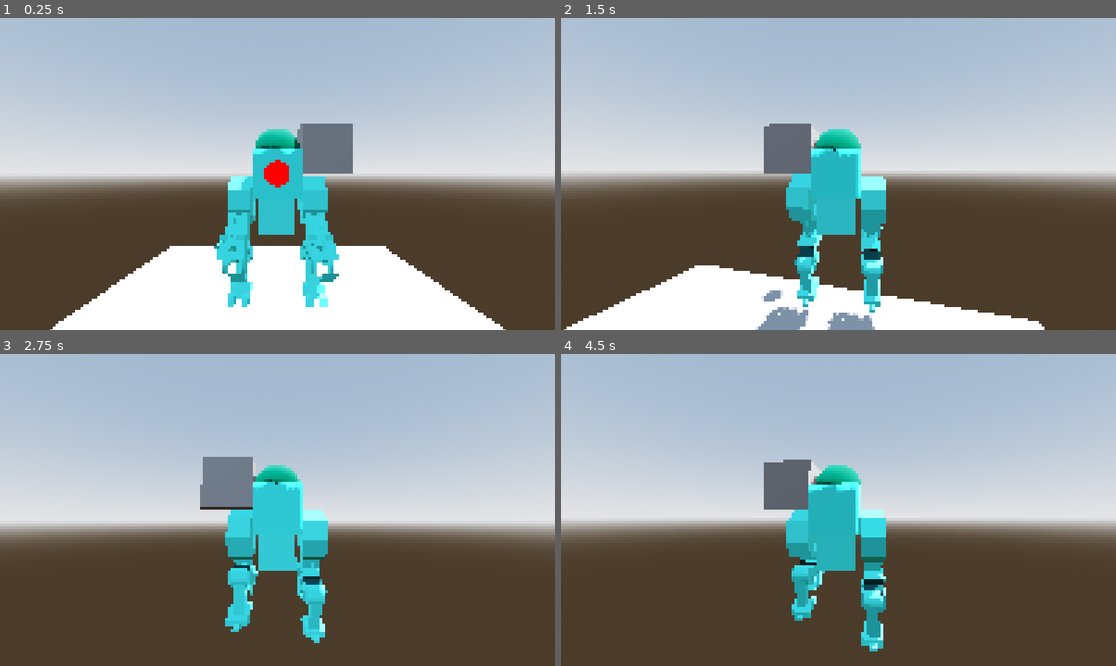
Above: before the commit, frames 1-4 (two rows, left to right).
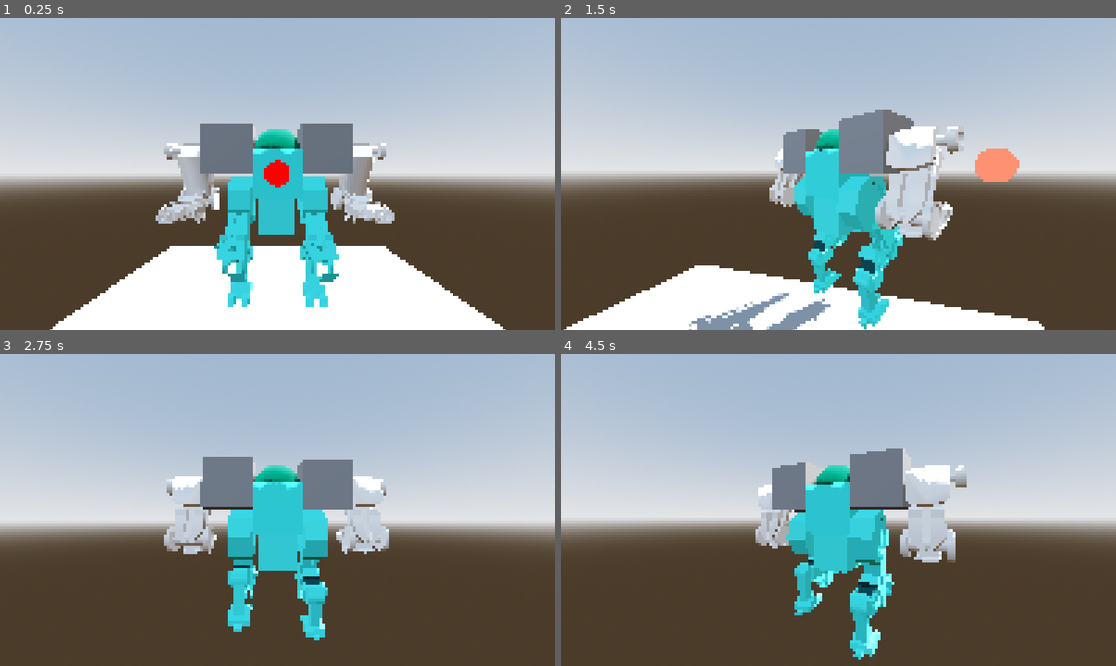
Above: after the commit, the same moments.

Repository: jalvarez2016/Bot-Heart-Prototype
Game: Godot game, scene res://PlayableScenes/PlayerPlayGround.tscn
Two runs of this game, one before a commit and one after it. Both use one fixed random seed, a clock stepped at 60 frames per second and the inputs below.
Inputs (mouse positions are in pixels of both pictures, inside the frame that each line leads up to):
- Up to frame 1 (0.25 s): no input
- Up to frame 2 (1.5 s): move the mouse to (866, 174) at 0.52 s; hold W (forward) from 0.53 s (still down); click (866, 174) at 0.6 s; tap Space (jump) at 0.77 s; move the mouse to (810, 174) at 1.27 s; click (810, 174) at 1.35 s
- Up to frame 3 (2.75 s): keep holding W (forward); tap Space (jump) at 1.52 s; move the mouse to (288, 503) at 2.02 s; hold Shift (sprint) from 2.03 s (still down); click (288, 503) at 2.3 s
- Up to frame 4 (4.5 s): keep holding W (forward); move the mouse to (832, 516) at 2.77 s; release Shift (sprint) at 2.78 s; click (832, 516) at 2.85 s; tap Space (jump) at 3.02, 3.77 s; move the mouse to (877, 513) at 3.52 s; click (877, 513) at 3.6 s; move the mouse to (794, 506) at 4.27 s; tap Shift (sprint) at 4.35 s

The runs differ from the first frame. In frame 1, 4.8% of the frame differs, in the area x 28-72%, y 33-93%; in frame 2, 14%, in the area x 23-83%, y 29-100%; in frame 3, 4.6%; in frame 4, 8.9%.

Commit message:
add second arm logic

Diff:
--- a/PlayableScenes/PlayerPlayGround.tscn
+++ b/PlayableScenes/PlayerPlayGround.tscn
@@ -31,6 +31,7 @@
 
 [node name="Player" parent="." instance=ExtResource("1_qcrmj")]
 transform = Transform3D(1, 0, 0, 0, 1, 0, 0, 0, 1, 0, 9, 0)
+RightArm = true
 LeftArm = true
 RightLeg = true
 LeftLeg = true
--- a/Player/BaseParts/Attachments/BaseArm.tscn
+++ b/Player/BaseParts/Attachments/BaseArm.tscn
@@ -1,27 +1,94 @@
-[gd_scene load_steps=4 format=3 uid="uid://coap37bco1m7u"]
+[gd_scene load_steps=8 format=3 uid="uid://coap37bco1m7u"]
 
 [ext_resource type="Script" uid="uid://ct0qlu08mv1m7" path="res://Player/BaseParts/Attachments/base_arm.gd" id="1_7x5qj"]
 [ext_resource type="Script" uid="uid://bh6q10sbuc08b" path="res://Player/BaseParts/Attachments/gun.gd" id="2_ljtwe"]
+[ext_resource type="Script" uid="uid://dt28jfi18bvxe" path="res://Player/BaseParts/Models/arm_mesh_controller.gd" id="3_75bwf"]
+[ext_resource type="PackedScene" uid="uid://3n3n14br1jpi" path="res://Player/BaseParts/Models/LeftArmBones.glb" id="3_djyqp"]
+[ext_resource type="PackedScene" uid="uid://t4nrgxeayk7g" path="res://Player/BaseParts/Models/RightArm.glb" id="4_wja0c"]
 
 [sub_resource type="BoxMesh" id="BoxMesh_7x5qj"]
 size = Vector3(2, 2, 2)
 
-[node name="BaseArm" type="Node3D" node_paths=PackedStringArray("gunController")]
+[sub_resource type="BoxMesh" id="BoxMesh_djyqp"]
+size = Vector3(1, 6, 1)
+
+[node name="BaseArm" type="Node3D" node_paths=PackedStringArray("leftArmAnimator", "rightArmAnimator", "gunControllers", "leftArmMesh", "rightArmMesh")]
 script = ExtResource("1_7x5qj")
+health = 20
+leftArmAnimator = NodePath("LeftArm/AnimationPlayer")
+rightArmAnimator = NodePath("RightArm/AnimationPlayer")
+gunControllers = [NodePath("RightArm/Armature_002/Skeleton3D/Cube_009/ShotOrigin"), NodePath("LeftArm/Armature_001/Skeleton3D/Cube_006/ShotOrigin")]
 isGun = true
-gunController = NodePath("ShotOrigin")
+leftArmMesh = NodePath("LeftArm")
+rightArmMesh = NodePath("RightArm")
 
 [node name="Shoulder" type="MeshInstance3D" parent="."]
 mesh = SubResource("BoxMesh_7x5qj")
 
-[node name="ShotOrigin" type="Node3D" parent="." node_paths=PackedStringArray("ArmController", "cooldown")]
-transform = Transform3D(1, 0, 0, 0, 1, 0, 0, 0, 1, 0, 0, 7)
+[node name="RightArm" parent="." node_paths=PackedStringArray("weapon_controller") instance=ExtResource("4_wja0c")]
+transform = Transform3D(-1.5, 0, 2.26494e-07, 0, 1.5, 0, -2.26494e-07, 0, -1.5, 1.43781, -6, 0)
+visible = false
+script = ExtResource("3_75bwf")
+weapon_controller = NodePath("Armature_002/Skeleton3D/Cube_009/ShotOrigin")
+
+[node name="Cube_009" parent="RightArm/Armature_002/Skeleton3D" index="0"]
+transform = Transform3D(9.72665e-08, 0.147822, -0.0915719, -0.251046, 4.2759e-08, -6.54231e-08, -5.64162e-08, 0.0689304, 0.196377, -0.693142, 2.05954, -2.42947)
+
+[node name="ShotOrigin" type="Node3D" parent="RightArm/Armature_002/Skeleton3D/Cube_009" index="1" node_paths=PackedStringArray("ArmController", "animator", "cooldown", "bulletSpawnPoint")]
+transform = Transform3D(-2.65556, 3.59681e-07, 9.38458e-07, 5.32511e-07, 4.08738, 0.00953513, -1.28779e-06, 0.00717752, -3.07676, -0.0864043, 0.382917, -3.46638)
 script = ExtResource("2_ljtwe")
-ArmController = NodePath("..")
+ArmController = NodePath("../../../../..")
+animator = NodePath("../../../../AnimationPlayer")
 cooldown = NodePath("Timer")
+bulletSpawnPoint = NodePath("Marker3D")
 
-[node name="Timer" type="Timer" parent="ShotOrigin"]
-wait_time = 0.1
+[node name="Timer" type="Timer" parent="RightArm/Armature_002/Skeleton3D/Cube_009/ShotOrigin"]
+wait_time = 0.5
 one_shot = true
 
-[connection signal="timeout" from="ShotOrigin/Timer" to="ShotOrigin" method="_on_timer_timeout"]
+[node name="Marker3D" type="Marker3D" parent="RightArm/Armature_002/Skeleton3D/Cube_009/ShotOrigin"]
+
+[node name="Cube_008" parent="RightArm/Armature_002/Skeleton3D" index="1"]
+transform = Transform3D(1.02195e-07, -0.138804, -0.237435, -0.226713, -3.56116e-08, -1.81524e-07, -5.4235e-08, -0.0598105, 0.551022, -1.10935, 2.05177, -1.50253)
+
+[node name="Cube_007" parent="RightArm/Armature_002/Skeleton3D" index="2"]
+transform = Transform3D(-5.326e-09, 0.407027, -0.234997, -0.375915, -1.43999e-08, -8.8709e-09, -1.36334e-08, 0.234997, 0.407027, -0.426083, 2.05177, -0.270957)
+
+[node name="LeftArm" parent="." node_paths=PackedStringArray("weapon_controller") instance=ExtResource("3_djyqp")]
+transform = Transform3D(-1.5, 0, 1.31134e-07, 0, 1.5, 0, -1.31134e-07, 0, -1.5, -1.56219, -6, 0)
+visible = false
+script = ExtResource("3_75bwf")
+weapon_controller = NodePath("Armature_001/Skeleton3D/Cube_006/ShotOrigin")
+
+[node name="Cube_006" parent="LeftArm/Armature_001/Skeleton3D" index="0"]
+transform = Transform3D(9.72665e-08, 0.147822, -0.0915719, -0.251046, 4.2759e-08, -6.54231e-08, -5.64162e-08, 0.0689304, 0.196377, -0.693142, 2.05954, -2.42947)
+
+[node name="ShotOrigin" type="Node3D" parent="LeftArm/Armature_001/Skeleton3D/Cube_006" index="0" node_paths=PackedStringArray("ArmController", "animator", "cooldown", "bulletSpawnPoint")]
+transform = Transform3D(-2.65556, 3.59681e-07, 9.38458e-07, 5.32511e-07, 4.08738, 0.00953513, -1.28779e-06, 0.00717752, -3.07676, -0.0864043, 0.382917, -3.46638)
+script = ExtResource("2_ljtwe")
+ArmController = NodePath("../../../../..")
+animator = NodePath("../../../../AnimationPlayer")
+cooldown = NodePath("Timer")
+bulletSpawnPoint = NodePath("Marker3D")
+
+[node name="Timer" type="Timer" parent="LeftArm/Armature_001/Skeleton3D/Cube_006/ShotOrigin"]
+wait_time = 0.5
+one_shot = true
+
+[node name="Marker3D" type="Marker3D" parent="LeftArm/Armature_001/Skeleton3D/Cube_006/ShotOrigin"]
+
+[node name="Cube_005" parent="LeftArm/Armature_001/Skeleton3D" index="1"]
+transform = Transform3D(1.02195e-07, -0.138804, -0.237435, -0.226713, -3.56116e-08, -1.81524e-07, -5.4235e-08, -0.0598105, 0.551022, -1.10935, 2.05177, -1.50253)
+
+[node name="Cube" parent="LeftArm/Armature_001/Skeleton3D" index="2"]
+transform = Transform3D(-8.77007e-09, 0.407027, -0.234997, -0.375915, -1.96525e-08, -8.8709e-09, -1.60392e-08, 0.234997, 0.407027, -0.426083, 2.05177, -0.270956)
+
+[node name="MeshInstance3D" type="MeshInstance3D" parent="."]
+visible = false
+mesh = SubResource("BoxMesh_djyqp")
+
+[connection signal="timeout" from="RightArm/Armature_002/Skeleton3D/Cube_009/ShotOrigin/Timer" to="RightArm/Armature_002/Skeleton3D/Cube_009/ShotOrigin" method="_on_timer_timeout"]
+[connection signal="timeout" from="LeftArm/Armature_001/Skeleton3D/Cube_006/ShotOrigin/Timer" to="LeftArm/Armature_001/Skeleton3D/Cube_006/ShotOrigin" method="_on_timer_timeout"]
+
+[editable path="RightArm"]
+[editable path="LeftArm"]
--- a/Player/BaseParts/Attachments/base_arm.gd
+++ b/Player/BaseParts/Attachments/base_arm.gd
@@ -1,10 +1,14 @@
 extends Node3D
 
 @export var health: int
-@export var animator: AnimationPlayer
+@export var leftArmAnimator: AnimationPlayer
+@export var rightArmAnimator: AnimationPlayer
+@export var gunControllers: Array[Node3D]
 @export var isGun: bool
-@export var gunController: Node3D
 @export var isSheild: bool
+@export var isLeftArm: bool
+@export var leftArmMesh: Node3D
+@export var rightArmMesh: Node3D
 
 var actionType = {
 	'MAIN': 'main',
@@ -12,15 +16,28 @@
 	'SPECIAL': 'special'
 }
 
+func _ready() -> void:
+	leftArmAnimator.play('Arm Idle')
+	rightArmAnimator.play('Arm Idle')
+
+
+func set_arms() -> void:
+	if isLeftArm:
+		leftArmMesh.visible = true
+		leftArmMesh.weapon_controller.toggle_active()
+	else:
+		rightArmMesh.visible = true
+		rightArmMesh.weapon_controller.toggle_active()
+
 
 func action(attackType: String = actionType.MAIN ):
 	if isGun:
-		gunController.shoot()
+		gunControllers.map(func(controller): controller.shoot())
 	if isSheild:
 		pass
 
 func action_stop(attackType: String = actionType.MAIN ):
 	if isGun:
-		gunController.stop_shooting()
+		gunControllers.map(func(controller): controller.stop_shooting())
 	if isSheild:
 		pass
--- a/Player/BaseParts/Attachments/gun.gd
+++ b/Player/BaseParts/Attachments/gun.gd
@@ -1,26 +1,44 @@
 extends Node3D
+@export var isActive: bool = false
 @export var ArmController: Node3D
+@export var animator: AnimationPlayer
 @export var cooldown: Timer
-var preloadedBullet = preload("res://Player/BaseParts/SFX/Bullet.tscn")
+@export var bulletSpawnPoint: Marker3D
+@export var preloadedBullet: Resource = preload("res://Player/BaseParts/SFX/Bullet.tscn")
 var shooting: bool = false
 
+
+func toggle_active() -> void:
+	isActive = !isActive
+	print("activate")
+
+
 func shoot() -> void:
+	if !isActive:
+		return
 	if ArmController.isGun:
-#		activate bullet
+		print('shootin')
+		animator.play('Arm Shoot')
 		var bullet = preloadedBullet.instantiate()
 		get_tree().root.get_child(0).add_child(bullet)
-		bullet.global_position = global_position
+		bullet.global_transform = bulletSpawnPoint.global_transform
+
 		bullet.fire()
 		shooting = true
 		cooldown.start()
-		pass
+
 
 func stop_shooting() -> void:
+	if !isActive:
+		return
 	if ArmController.isGun:
+		print('stop shooting')
 		shooting = false
+		animator.play('Arm Idle')
 
 
 func _on_timer_timeout() -> void:
 	if shooting:
+		print('timer ran out')
 		shoot()
 	pass # Replace with function body.
--- /dev/null
+++ b/Player/BaseParts/Models/arm_mesh_controller.gd
@@ -0,0 +1,2 @@
+extends Node3D
+@export var weapon_controller: Node3D
--- a/Player/Entity/Camera.gd
+++ b/Player/Entity/Camera.gd
@@ -4,6 +4,7 @@
 # Called when the node enters the scene tree for the first time.
 func _ready():
 	Input.mouse_mode = Input.MOUSE_MODE_CAPTURED
+	#pass
 
 func _unhandled_input(event: InputEvent):
 	if event is InputEventMouseMotion:
--- a/Player/Entity/arm_controller.gd
+++ b/Player/Entity/arm_controller.gd
@@ -2,7 +2,6 @@
 
 @export var LeftArmAnchor: Marker3D
 @export var RightArmAnchor: Marker3D
-@export var timer: Timer
 
 var defaultArm = preload("res://Player/BaseParts/Attachments/BaseArm.tscn")
 var LeftArmAnimator: AnimationPlayer
@@ -16,22 +15,26 @@
 	var arm = defaultArm.instantiate()
 	LeftArmAnchor.add_child(arm)
 	leftArm = arm
-	#LeftArmAnimator = arm.animator
-	#LeftArmAnimator.play('Idle')
+	arm.isLeftArm = true
+	arm.set_arms()
 
 
 func addRightArm() -> void:
 	var arm = defaultArm.instantiate()
 	RightArmAnchor.add_child(arm)
 	rightArm = arm
-	#RightArmAnimator = arm.animator
-	#RightArmAnimator.play('Idle')
+	arm.isLeftArm = false
+	arm.set_arms()
 
 func action(actionType: String) -> void:
 	if leftArm:
 		leftArm.action(actionType)
 	else:
 		print('missing left arm')
+	if rightArm:
+		rightArm.action(actionType)
+	else:
+		print('missing right arm')
 
 
 func action_stop(actionType: String) -> void:
@@ -39,3 +42,7 @@
 		leftArm.action_stop(actionType)
 	else:
 		print('missing left arm')
+	if rightArm:
+		rightArm.action_stop(actionType)
+	else:
+		print('missing right arm')
--- a/Player/Entity/playerController.gd
+++ b/Player/Entity/playerController.gd
@@ -15,7 +15,7 @@
 @onready var spring_arm: SpringArm3D = $Head/SpringArm3D
 @onready var mesh : MeshInstance3D = $MeshInstance3D
 
-var angular_acceleration := 7
+var angular_acceleration := 2
 var isAlive : bool = true
 var isSprinting : bool = false
 var dodging : bool = false
Binary file added: Player/BaseParts/Models/LeftArmBones.glb
Not shown, added: Player/BaseParts/Models/LeftArmBones.glb.import
Binary file added: Player/BaseParts/Models/RightArm.glb
Not shown, added: Player/BaseParts/Models/RightArm.glb.import
Not shown, added: Player/BaseParts/Models/arm_mesh_controller.gd.uid
Binary file added: Player/BaseParts/SFX/RightArm.glb
Not shown, added: Player/BaseParts/SFX/RightArm.glb.import
